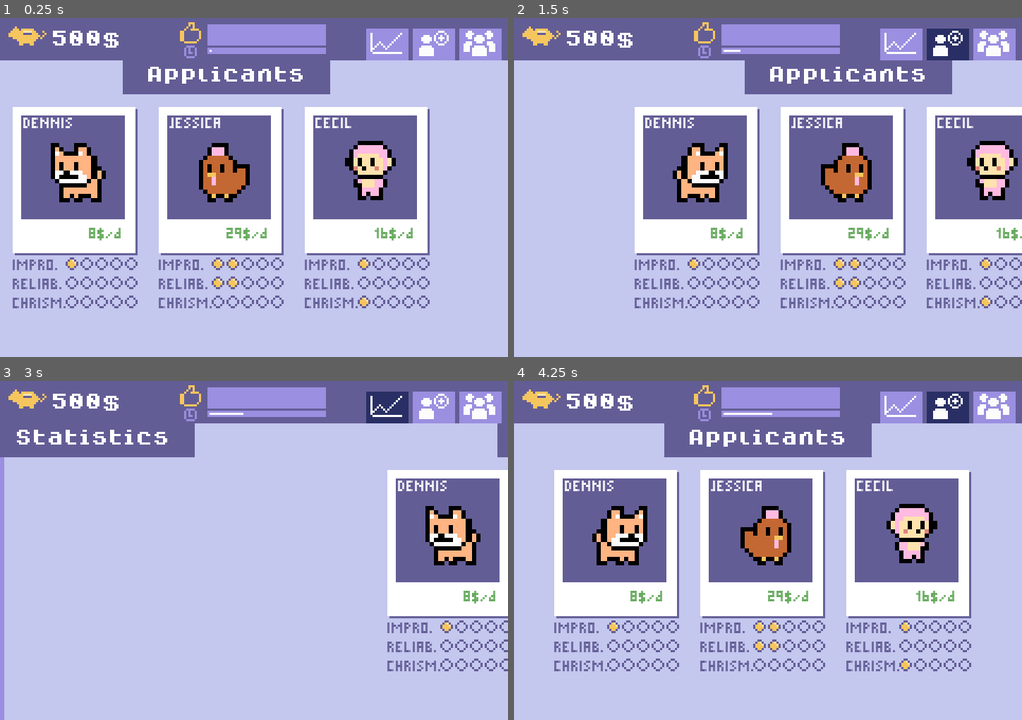
Above: before the commit, frames 1-4 (two rows, left to right).
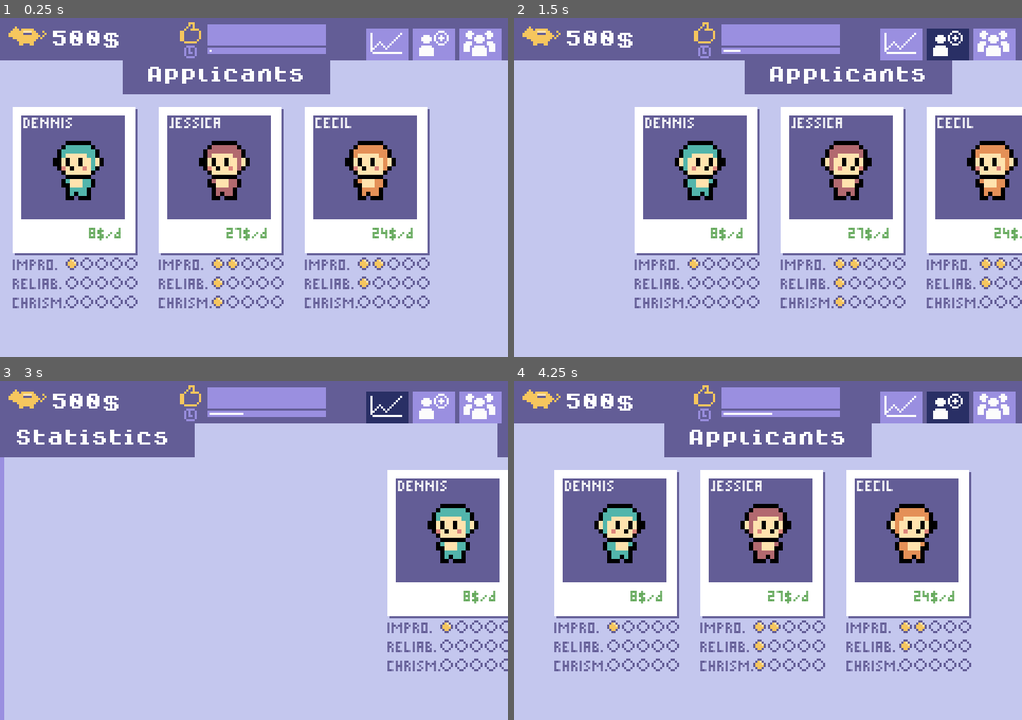
Above: after the commit, the same moments.

Repository: Milchreis/Mascot-Management
Game: Godot game, scene res://scenes/MainScene.tscn
Two runs of this game, one before a commit and one after it. Both use one fixed random seed, a clock stepped at 60 frames per second and the inputs below.
Inputs (mouse positions are in pixels of both pictures, inside the frame that each line leads up to):
- Up to frame 1 (0.25 s): no input
- Up to frame 2 (1.5 s): click (900, 45) at 0.5 s; click (945, 45) at 1.25 s
- Up to frame 3 (3 s): click (482, 408) at 2 s; click (386, 408) at 2.75 s
- Up to frame 4 (4.25 s): click (945, 408) at 3.5 s

The runs differ from the first frame. In frame 1, 3.4% of the frame differs, in the area x 10-77%, y 36-85%; in frame 2, 3.4%; in frame 3, 1.5%; in frame 4, 3.4%.

Commit message:
refactoring and illness

Diff:
--- a/gfx/theme.tres
+++ b/gfx/theme.tres
@@ -1,6 +1,8 @@
-[gd_resource type="Theme" load_steps=3 format=2]
+[gd_resource type="Theme" load_steps=4 format=2]
 
 [ext_resource path="res://fonts/dogicapixelbold.ttf" type="DynamicFontData" id=1]
+
+[sub_resource type="StyleBoxFlat" id=2]
 
 [sub_resource type="DynamicFont" id=1]
 size = 8
@@ -8,3 +10,4 @@
 
 [resource]
 default_font = SubResource( 1 )
+PopupDialog/styles/panel = SubResource( 2 )
--- a/project.godot
+++ b/project.godot
@@ -29,6 +29,11 @@
 "language": "GDScript",
 "path": "res://scripts/Mascot.gd"
 }, {
+"base": "Node",
+"class": "RandomUtil",
+"language": "GDScript",
+"path": "res://scripts/RandomUtil.gd"
+}, {
 "base": "Control",
 "class": "Stats",
 "language": "GDScript",
@@ -39,6 +44,7 @@
 "GameModel": "",
 "JobApplication": "",
 "Mascot": "",
+"RandomUtil": "",
 "Stats": ""
 }
 
--- a/scenes/MainScene.tscn
+++ b/scenes/MainScene.tscn
@@ -25,6 +25,10 @@
 size = 8
 font_data = ExtResource( 19 )
 
+[sub_resource type="DynamicFont" id=2]
+size = 8
+font_data = ExtResource( 19 )
+
 [node name="MainScene" type="Node2D"]
 script = ExtResource( 3 )
 __meta__ = {
@@ -289,6 +293,39 @@
 theme = ExtResource( 2 )
 custom_colors/font_color = Color( 0.388235, 0.364706, 0.588235, 1 )
 text = "in a further training"
+
+[node name="Ill" type="Control" parent="Areas/MascotDetails"]
+margin_left = 78.0
+margin_right = 264.0
+margin_bottom = 140.0
+
+[node name="IllLabel" type="Label" parent="Areas/MascotDetails/Ill"]
+anchor_left = 0.5
+anchor_top = 0.5
+anchor_right = 0.5
+anchor_bottom = 0.5
+margin_left = -88.0
+margin_top = -65.0
+margin_right = 53.0
+margin_bottom = -54.0
+theme = ExtResource( 2 )
+custom_colors/font_color = Color( 0.388235, 0.364706, 0.588235, 1 )
+text = "is ill at the moment."
+
+[node name="IllDescription" type="Label" parent="Areas/MascotDetails/Ill"]
+anchor_left = 0.5
+anchor_top = 0.5
+anchor_right = 0.5
+anchor_bottom = 0.5
+margin_left = -88.0
+margin_top = -48.0
+margin_right = 70.0
+margin_bottom = 66.0
+theme = ExtResource( 2 )
+custom_colors/font_color = Color( 0.388235, 0.364706, 0.588235, 1 )
+custom_fonts/font = SubResource( 2 )
+text = "Your mascot is not feeling well and unfortunately cannot work. It now needs a few days to get better. Cancelled orders will unfortunately lower customer satisfaction. Pay attention to the reliability of your employees to counteract illness."
+autowrap = true
 
 [node name="Train" type="Button" parent="Areas/MascotDetails"]
 margin_left = 82.0
--- a/scenes/Polaroid.tscn
+++ b/scenes/Polaroid.tscn
@@ -39,6 +39,21 @@
 "values": [ Vector2( 49, 49 ), Vector2( 49, 44 ), Vector2( 49, 49 ) ]
 }
 
+[sub_resource type="Animation" id=12]
+resource_name = "still"
+tracks/0/type = "value"
+tracks/0/path = NodePath("Sprite:position")
+tracks/0/interp = 1
+tracks/0/loop_wrap = true
+tracks/0/imported = false
+tracks/0/enabled = true
+tracks/0/keys = {
+"times": PoolRealArray( 0 ),
+"transitions": PoolRealArray( 1 ),
+"update": 0,
+"values": [ Vector2( 49, 49 ) ]
+}
+
 [sub_resource type="DynamicFont" id=3]
 size = 6
 font_data = ExtResource( 3 )
@@ -99,6 +114,7 @@
 [node name="AnimationPlayer" type="AnimationPlayer" parent="pic"]
 playback_speed = 2.05
 anims/hover = SubResource( 11 )
+anims/still = SubResource( 12 )
 
 [node name="Busy" type="Sprite" parent="."]
 visible = false
--- a/scripts/Event.gd
+++ b/scripts/Event.gd
@@ -1,12 +1,14 @@
 class_name Event
 
+var id:int
 var title:String
 var description:String
 var property:String
 var duration:int
 var costs:int
 
-func _init(parts):
+func _init(_id, parts):
+	id = _id
 	title = parts[0]
 	description = parts[1]
 	property = parts[2]
@@ -15,8 +17,9 @@
 
 func _to_string():
 	return (
-	"title="+title +
+	"id="+str(id) +
+	", title="+title +
 	", description="+str(description) +
 	", property="+str(property) +
-	", duration="+str(duration)+
+	", duration="+str(duration) +
 	", costs="+str(costs))
--- a/scripts/EventScene.gd
+++ b/scripts/EventScene.gd
@@ -5,6 +5,8 @@
 var event:Event
 
 func _ready():
+	if !event: return
+
 	find_node("title").text = event.title
 	find_node("description").text = event.description
 	find_node("costs").text = str(event.costs, "/DAY")
--- a/scripts/MainScene.gd
+++ b/scripts/MainScene.gd
@@ -19,7 +19,7 @@
 	onOpenJobApplication()
 
 func onDayPassed():
-	if withChanceOf(0.1) and $Areas/JobApplication.applicants.size() < 20:
+	if RandomUtil.withChanceOf(0.1) and $Areas/JobApplication.applicants.size() < 20:
 		$Areas/JobApplication.createPool(2)
 
 func _process(_delta):
@@ -66,6 +66,3 @@
 		.set_trans(Tween.TRANS_CUBIC) \
 		.set_ease(Tween.EASE_OUT) \
 		.tween_property($Areas, "position", Vector2(x, 0), 0.4)
-
-func withChanceOf(fraction:float) -> bool:
-	 return rand_range(0.0, 1.0) <= fraction
--- a/scripts/Mascot.gd
+++ b/scripts/Mascot.gd
@@ -1,32 +1,10 @@
+class_name Mascot
 extends Node
-class_name Mascot
 
 signal eventDone(event)
 
 var RandomNames = load("res://scripts/random_names.gd").new()
-var sprites = [
-	"res://gfx/mascots/ape1.png",
-	"res://gfx/mascots/ape2.png",
-	"res://gfx/mascots/ape3.png",
-	"res://gfx/mascots/ape4.png",
-	"res://gfx/mascots/ape5.png",
-	"res://gfx/mascots/ape6.png",
-	"res://gfx/mascots/ape7.png",
-	"res://gfx/mascots/dog1.png",
-	"res://gfx/mascots/dog2.png",
-	"res://gfx/mascots/dog3.png",
-	"res://gfx/mascots/dog4.png",
-	"res://gfx/mascots/dog5.png",
-	"res://gfx/mascots/dog6.png",
-	"res://gfx/mascots/dog7.png",
-	"res://gfx/mascots/chick1.png",
-	"res://gfx/mascots/chick2.png",
-	"res://gfx/mascots/chick3.png",
-	"res://gfx/mascots/chick4.png",
-	"res://gfx/mascots/chick5.png",
-	"res://gfx/mascots/chick6.png",
-	"res://gfx/mascots/chick7.png"
-]
+var sprites = _getAllSprites()
 
 export var nickname:String = RandomNames.get_first_name()
 
@@ -35,7 +13,7 @@
 export var charisma:float = rand_range(0.0, 3.0)
 
 export var salaryPerDay:int = _calcSalary()
-export var spriteImage:String = sprites[randi() % sprites.size()]
+export var spriteImage:String = RandomUtil.getRandom(sprites)
 
 var client_satisfaction := 0.0
 var jobs := 0
@@ -47,6 +25,17 @@
 var in_training_days := 0
 var training_price := 50
 var training_duration := 1
+
+var is_ill := false
+var ill_days_remaining := 3
+
+func isOuccupied() -> bool:
+	return isInEvent() or in_training or is_ill
+
+func _calcIllnessRisk() -> float:
+	var unreliable = 1 - (reliable/5)
+	var baseIllness = 0.05
+	return baseIllness * unreliable
 
 func _calcSalary() -> int:
 	var skill = (improvisation + reliable + charisma) / 3
@@ -62,19 +51,35 @@
 func updateAfterDayPassed() -> void:
 	if in_training: _updateTraining()
 	if isInEvent(): _updateWork()
-	else: client_satisfaction = max(0.0, client_satisfaction - 0.01)
+	else: client_satisfaction = max(0.0, client_satisfaction - 0.001)
+
+	_updateIllness()
+
+func _updateIllness():
+	if is_ill:
+		ill_days_remaining -= 1
+		is_ill = ill_days_remaining > 0
+		return
+
+	if RandomUtil.withChanceOf(_calcIllnessRisk()):
+		is_ill = true
+		ill_days_remaining = 3
+		if isInEvent():
+			print(nickname, " gets ill and is away for ", ill_days_remaining, " days")
+			currentEvent = null
+			client_satisfaction = max(0.0, client_satisfaction - 0.01)
 
 func _updateWork() -> void:
 	if daysAtCurrentEvent == currentEvent.duration:
 		print("Work ended for ", nickname, " after ", daysAtCurrentEvent, " days")
 
 		if "Charisma" in currentEvent.property:
-			var charismaIncrease = rand_range(0.01, 0.05) * (1+charisma/5.0)
+			var charismaIncrease = _calcIncrease(charisma)
 			client_satisfaction += charismaIncrease
 			print("Satisfaction increased by Charisma: ", charismaIncrease)
 
 		if "Improvisation" in currentEvent.property:
-			var improIncrease = rand_range(0.01, 0.05) * (1+improvisation/5.0)
+			var improIncrease = _calcIncrease(improvisation)
 			client_satisfaction += improIncrease
 			print("Satisfaction increased by Improvisation: ", improIncrease)
 
@@ -103,11 +108,17 @@
 		improvisation = min(improvisation + rand_range(0.0, 1.0), 5)
 		charisma = min(charisma + rand_range(0.0, 1.0), 5)
 
+func _calcIncrease(property) -> float:
+	var normalizedProperty = property/5.0
+	return rand_range(0.01, 0.05) * (1+normalizedProperty)
+
 func getRemainingDays():
 	if in_training:
 		return training_duration - in_training_days
 	if isInEvent():
 		return currentEvent.duration - daysAtCurrentEvent
+	if is_ill:
+		return ill_days_remaining
 
 func _to_string() -> String:
 	return (
@@ -116,3 +127,16 @@
 		", raliable="+str(reliable) +
 		", charisma="+str(charisma)+
 		", salaryPerDay="+str(salaryPerDay))
+
+func _getAllSprites() -> Array:
+	var sprites = []
+	var dir = Directory.new()
+	if dir.open("res://gfx/mascots") == OK:
+		dir.list_dir_begin()
+		var file_name = dir.get_next()
+		while file_name != "":
+			if !dir.current_is_dir() and file_name.ends_with(".png"):
+				sprites.append(dir.get_current_dir() + "/" + file_name)
+			file_name = dir.get_next()
+
+	return sprites
--- a/scripts/MascotDetails.gd
+++ b/scripts/MascotDetails.gd
@@ -32,7 +32,6 @@
 func onAccept(event:Event):
 	employee.start(event)
 	model.openEvents.erase(event)
-	print(model.openEvents.size())
 	updateUI()
 
 	for node in $Events/Wrapper.get_children():
@@ -59,19 +58,22 @@
 	for node in $Events/Wrapper.get_children():
 		$Events/Wrapper.remove_child(node)
 
-	if employee.isInEvent() or employee.in_training:
+	if employee.isOuccupied():
 		var eventScene = addEventScene(employee.currentEvent)
 		eventScene.find_node("AcceptBtn").visible = false
 	else:
-		for event in model.openEvents:
-			addEventScene(event)
+		if !employee.is_ill:
+			for event in model.openEvents:
+				addEventScene(event)
 
 func updateUI():
-	$Train.visible = !employee.isInEvent() and !employee.in_training
-	$Fire.visible = !employee.isInEvent() and !employee.in_training
+	$Train.visible = !employee.isOuccupied()
+	$Fire.visible = !employee.isOuccupied()
 	$AtWorkLabel.visible = employee.isInEvent()
 	$AtTrainingLabel.visible = employee.in_training
+	$Ill.visible = employee.is_ill
 	$ClientSatisfaction/Background/Progess.value = employee.client_satisfaction
+	$Events.visible = !employee.is_ill
 
 	for node in $Events/Wrapper.get_children():
 		node.find_node("AcceptBtn").visible = node.event != employee.currentEvent
--- a/scripts/Polaroid.gd
+++ b/scripts/Polaroid.gd
@@ -33,11 +33,12 @@
 	$StatsPanel.visible = showStats
 	$name.visible = showName
 	$Busy.visible = mascot.in_training or mascot.isInEvent()
-	$DaysRemaining.visible = mascot.in_training or mascot.isInEvent()
+	$Ill.visible = mascot.is_ill
+
+	$DaysRemaining.visible = mascot.isOuccupied()
 	$DaysRemaining.text = str(mascot.getRemainingDays())
+
 	$pic/Sprite.flip_h = get_global_mouse_position().x > $pic/Sprite.global_position.x - $pic/Sprite.texture.get_width()/2
-	# todo
-	$Ill.visible = false
 
 	if showHover:
 		$hoverBg.visible = isMouseOver(get_global_mouse_position())
@@ -49,16 +50,19 @@
 
 	selectCoolDown = min(selectCoolDown + 1, COOLDOWN_MAX)
 
+	if isMouseOver(get_global_mouse_position()):
+		$pic/AnimationPlayer.get_animation("hover").loop = true
+		$pic/AnimationPlayer.play("hover")
+	else:
+		$pic/AnimationPlayer.get_animation("hover").loop = false
+		$pic/AnimationPlayer.queue("still")
+
+
 func _input(event):
-
 	if event is InputEventMouseButton and isMouseOver(event.position):
-		$pic/AnimationPlayer.play("hover")
-
 		if event.button_index == BUTTON_LEFT and selectCoolDown == COOLDOWN_MAX:
 			selectCoolDown = 0
 			emit_signal("select", mascot)
-
-	else: $pic/AnimationPlayer.stop()
 
 func isMouseOver(_position):
 	# it's a little hacky, but the InputEventMouseButton doesn't work with scroll together
--- /dev/null
+++ b/scripts/RandomUtil.gd
@@ -0,0 +1,8 @@
+class_name RandomUtil
+extends Node
+
+static func withChanceOf(fraction:float) -> bool:
+	 return rand_range(0.0, 1.0) <= fraction
+
+static func getRandom(array):
+	return array[randi() % array.size()]
--- a/scripts/random_events.gd
+++ b/scripts/random_events.gd
@@ -4,7 +4,7 @@
 
 func get_random_event():
 	if events.size() == 0: _load()
-	return events[randi() % events.size()]
+	return RandomUtil.getRandom(events)
 
 func _load():
 	var f = File.new()
@@ -21,4 +21,4 @@
 
 		if currentLine == 1 || parts.size() == 0: continue
 
-		events.append(Event.new(parts))
+		events.append(Event.new(currentLine, parts))
Not shown: 1 places in scenes/MainScene.tscn that only renumber resources
Not shown: 1 places in scenes/Polaroid.tscn that only renumber resources
